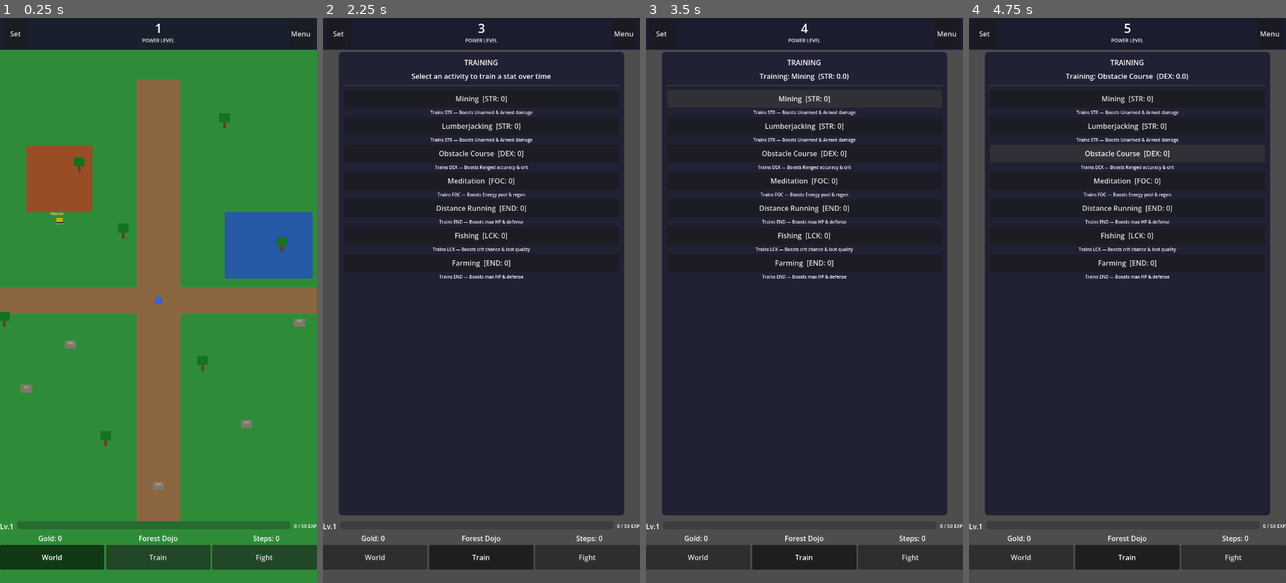
Above: before the commit, frames 1-4 (left to right).
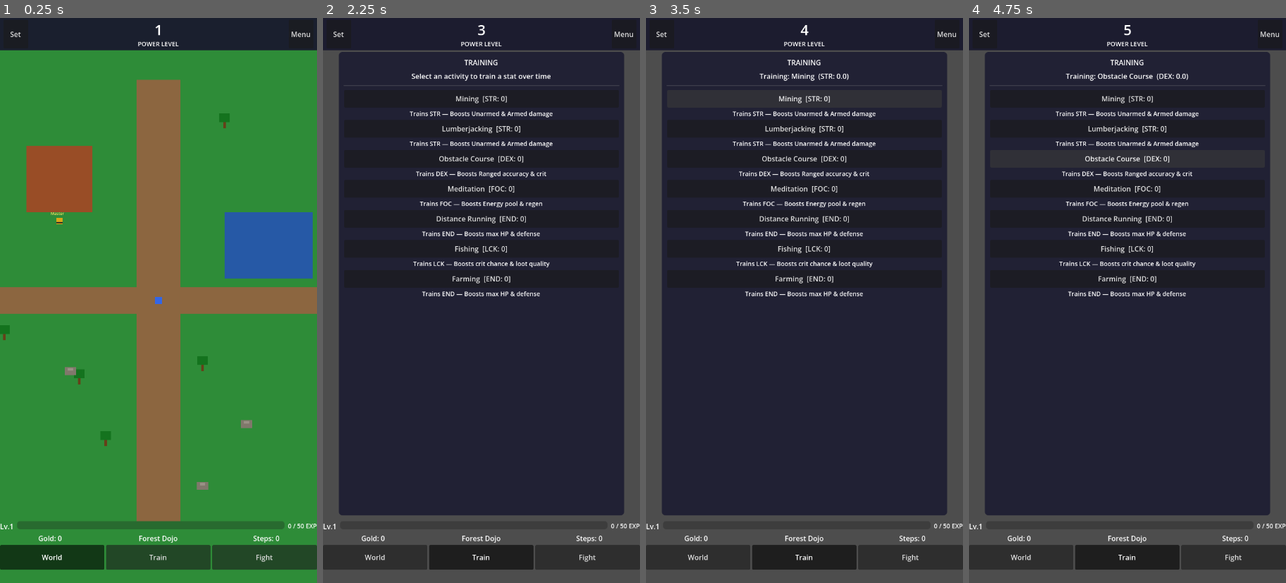
Above: after the commit, the same moments.

Repository: LeatherSpoon/Sharp_Apples
Game: Godot game, scene res://scenes/main.tscn
Same seed, same stepped clock (60 frames per second), same inputs: the game is played once before the commit and once after it.
Inputs:
- Up to frame 1 (0.25 s): no input
- Up to frame 2 (2.25 s): click "Set" at 0.5 s; click "World" at 1.25 s; click "Train" at 2 s
- Up to frame 3 (3.5 s): click "Mining [STR: 0]" at 2.75 s
- Up to frame 4 (4.75 s): click "Lumberjacking [STR: 0]" at 3.5 s; click "Obstacle Course [DEX: 0]" at 4.25 s

The runs differ from the first frame. In frame 1, 1.0% of the frame differs, in the area x 0-100%, y 1-91%; in frame 2, 3.7%; in frame 3, 3.7%; in frame 4, 3.7%.

Commit message:
Add Gold Shop, Mine environment, bigger fonts, spawn exclusion zones
- Increased all UI font sizes: 10/11→14, titles→18-20, PL value→32,
  cutscene→24. Everything should be readable now.
- Added "Deep Mine" environment (tier 2, UNARMED) between Forest Dojo
  and Iron Fortress. Existing tiers bumped accordingly.
- Added spawn exclusion zones for Dojo, Pond, and both paths.
  Relocated tree/boulder positions that overlapped restricted areas.
- Added Gold Shop accessible from Menu: spend gold on stat points,
  EXP scrolls, attack/defense/HP boosts, power elixir, and steps.
  Costs scale x1.3 per purchase.
- Fixed MasterResetBtn text in .tscn to match "Meditate (Prestige)".

https://claude.ai/code/session_01Ra3tS7LVo7F4gMUGxv6qhW

Diff:
--- a/godot/scenes/main.tscn
+++ b/godot/scenes/main.tscn
@@ -135,7 +135,7 @@
 [node name="PowerLevelValue" type="Label" parent="UILayer/UI/TopBanner/BannerHBox/PLContainer"]
 unique_name_in_owner = true
 layout_mode = 2
-theme_override_font_sizes/font_size = 28
+theme_override_font_sizes/font_size = 32
 text = "1"
 horizontal_alignment = 1
 vertical_alignment = 1
@@ -143,7 +143,7 @@
 [node name="PowerLevelLabel" type="Label" parent="UILayer/UI/TopBanner/BannerHBox/PLContainer"]
 unique_name_in_owner = true
 layout_mode = 2
-theme_override_font_sizes/font_size = 11
+theme_override_font_sizes/font_size = 14
 text = "POWER LEVEL"
 horizontal_alignment = 1
 
@@ -184,7 +184,7 @@
 [node name="EXPLabel" type="Label" parent="UILayer/UI/BottomArea/LevelBar"]
 unique_name_in_owner = true
 layout_mode = 2
-theme_override_font_sizes/font_size = 11
+theme_override_font_sizes/font_size = 14
 text = "0 / 100 EXP"
 
 [node name="StatsBar" type="HBoxContainer" parent="UILayer/UI/BottomArea"]
@@ -359,7 +359,7 @@
 [node name="OpponentCooldownLabel" type="Label" parent="UILayer/UI/CombatView/CombatLayout/OpponentArea"]
 unique_name_in_owner = true
 layout_mode = 2
-theme_override_font_sizes/font_size = 11
+theme_override_font_sizes/font_size = 14
 text = ""
 horizontal_alignment = 1
 
@@ -397,7 +397,7 @@
 [node name="CooldownLabel" type="Label" parent="UILayer/UI/CombatView/CombatLayout/CooldownArea"]
 unique_name_in_owner = true
 layout_mode = 2
-theme_override_font_sizes/font_size = 11
+theme_override_font_sizes/font_size = 14
 text = "Ready!"
 horizontal_alignment = 1
 
@@ -465,7 +465,7 @@
 
 [node name="GearDesc" type="Label" parent="UILayer/UI/GearPanel/GearVBox"]
 layout_mode = 2
-theme_override_font_sizes/font_size = 11
+theme_override_font_sizes/font_size = 14
 text = "Buy tools to improve training speed."
 horizontal_alignment = 1
 autowrap_mode = 2
@@ -508,7 +508,7 @@
 
 [node name="StepsDesc" type="Label" parent="UILayer/UI/StepsShopPanel/StepsVBox"]
 layout_mode = 2
-theme_override_font_sizes/font_size = 11
+theme_override_font_sizes/font_size = 14
 text = "Spend steps earned from walking to buy permanent upgrades."
 horizontal_alignment = 1
 autowrap_mode = 2
@@ -604,6 +604,11 @@
 layout_mode = 2
 text = "Managers"
 
+[node name="GoldShopBtn" type="Button" parent="UILayer/UI/MenuPopup/MenuVBox"]
+unique_name_in_owner = true
+layout_mode = 2
+text = "Gold Shop"
+
 [node name="PLShopBtn" type="Button" parent="UILayer/UI/MenuPopup/MenuVBox"]
 unique_name_in_owner = true
 layout_mode = 2
@@ -617,7 +622,7 @@
 [node name="MasterResetBtn" type="Button" parent="UILayer/UI/MenuPopup/MenuVBox"]
 unique_name_in_owner = true
 layout_mode = 2
-text = "Meditate (Rebirth)"
+text = "Meditate (Prestige)"
 
 [node name="CloseMenuBtn" type="Button" parent="UILayer/UI/MenuPopup/MenuVBox"]
 unique_name_in_owner = true
--- a/godot/scripts/core/environment.gd
+++ b/godot/scripts/core/environment.gd
@@ -19,30 +19,37 @@
 		"description": "A tranquil woodland clearing where the first master teaches bare-handed combat.",
 	},
 	{
+		"id": "deep_mine",
+		"name": "Deep Mine",
+		"tier": 2,
+		"combat_theme": Combat.CombatTheme.UNARMED,
+		"description": "Dark tunnels carved into the mountain. Fists meet stone and shadow.",
+	},
+	{
 		"id": "iron_fortress",
 		"name": "Iron Fortress",
-		"tier": 2,
+		"tier": 3,
 		"combat_theme": Combat.CombatTheme.ARMED,
 		"description": "A towering fortress of dark iron, where bladed weapons define survival.",
 	},
 	{
 		"id": "wind_valley",
 		"name": "Wind Valley",
-		"tier": 3,
+		"tier": 4,
 		"combat_theme": Combat.CombatTheme.RANGED,
 		"description": "Sweeping canyons with treacherous winds — perfect for ranged mastery.",
 	},
 	{
 		"id": "crystal_spire",
 		"name": "Crystal Spire",
-		"tier": 4,
+		"tier": 5,
 		"combat_theme": Combat.CombatTheme.ENERGY,
 		"description": "A crystalline tower pulsing with raw energy, where ki techniques reign.",
 	},
 	{
 		"id": "desert_temple",
 		"name": "Desert Temple",
-		"tier": 5,
+		"tier": 6,
 		"combat_theme": Combat.CombatTheme.UNARMED,
 		"description": "An ancient temple buried in sand. The cycle begins anew at greater power.",
 	},
--- a/godot/scripts/overworld/world_objects.gd
+++ b/godot/scripts/overworld/world_objects.gd
@@ -2,17 +2,25 @@
 ## Spawns destructible trees, boulders, and the Master NPC in the overworld.
 ## Resources respawn after a cooldown so the player always has things to punch.
 
+# Exclusion zones — no resources spawn inside these (with 20px margin)
+const EXCLUSION_ZONES: Array[Rect2] = [
+	Rect2(-320, -370, 190, 190),   # Dojo: (-300,-350) to (-150,-200) + margin
+	Rect2(130, -220, 240, 190),    # Pond: (150,-200) to (350,-50) + margin
+	Rect2(-70, -520, 140, 1040),   # Path1 vertical: (-50,-500) to (50,500) + margin
+	Rect2(-520, -50, 1040, 100),   # Path2 horizontal: (-500,-30) to (500,30) + margin
+]
+
 const TREE_POSITIONS: Array[Vector2] = [
-	Vector2(-400, -100), Vector2(-350, 50), Vector2(-180, -300),
-	Vector2(100, 150), Vector2(280, -120), Vector2(420, 200),
+	Vector2(-400, -100), Vector2(-350, 80), Vector2(-180, 180),
+	Vector2(100, 150), Vector2(420, -200), Vector2(420, 200),
 	Vector2(-120, 320), Vector2(380, 330), Vector2(-450, 250),
-	Vector2(150, -400), Vector2(-80, -150), Vector2(450, -50),
+	Vector2(150, -400), Vector2(-400, -300), Vector2(450, -80),
 ]
 
 const BOULDER_POSITIONS: Array[Vector2] = [
-	Vector2(-300, 200), Vector2(200, 280), Vector2(-430, -200),
-	Vector2(400, -320), Vector2(0, 420), Vector2(-200, 100),
-	Vector2(320, 50), Vector2(-380, 350),
+	Vector2(-400, 200), Vector2(200, 280), Vector2(-430, -200),
+	Vector2(400, -320), Vector2(100, 420), Vector2(-200, 160),
+	Vector2(400, 100), Vector2(-380, 350),
 ]
 
 const RESPAWN_TIME: float = 10.0  # seconds until resources reappear
@@ -38,14 +46,23 @@
 
 # ---- Tree spawning ----
 
+func _is_valid_spawn_pos(pos: Vector2) -> bool:
+	for zone in EXCLUSION_ZONES:
+		if zone.has_point(pos):
+			return false
+	return true
+
+
 func _spawn_all_trees() -> void:
 	for pos in TREE_POSITIONS:
-		_create_resource("tree", pos)
+		if _is_valid_spawn_pos(pos):
+			_create_resource("tree", pos)
 
 
 func _spawn_all_boulders() -> void:
 	for pos in BOULDER_POSITIONS:
-		_create_resource("boulder", pos)
+		if _is_valid_spawn_pos(pos):
+			_create_resource("boulder", pos)
 
 
 func _create_resource(type: String, pos: Vector2) -> void:
--- a/godot/scripts/ui/main_ui.gd
+++ b/godot/scripts/ui/main_ui.gd
@@ -50,6 +50,7 @@
 @onready var stats_btn: Button = %StatsBtn
 @onready var mastery_btn: Button = %MasteryBtn
 @onready var managers_btn: Button = %ManagersBtn
+@onready var gold_shop_menu_btn: Button = %GoldShopBtn
 @onready var pl_shop_menu_btn: Button = %PLShopBtn
 @onready var pedometer_btn: Button = %PedometerBtn
 @onready var master_reset_btn: Button = %MasterResetBtn
@@ -88,6 +89,9 @@
 var _meditate_confirm_btn: Button = null
 var _cutscene_overlay: ColorRect = null
 var _cutscene_label: Label = null
+var _gold_shop_popup: PanelContainer = null
+var _gold_shop_list: VBoxContainer = null
+var _gold_shop_balance_label: Label = null
 var _step_alloc_label: Label = null
 var _combat_stats_label: Label = null
 
@@ -140,6 +144,7 @@
 	stats_btn.pressed.connect(_open_stats)
 	mastery_btn.pressed.connect(_open_mastery)
 	managers_btn.pressed.connect(_on_managers_pressed)
+	gold_shop_menu_btn.pressed.connect(_open_gold_shop)
 	pl_shop_menu_btn.pressed.connect(_open_pl_shop)
 	pedometer_btn.pressed.connect(_open_steps_shop)
 	master_reset_btn.text = "Meditate (Prestige)"
@@ -160,6 +165,7 @@
 
 	# Create dynamic popups
 	_create_opponent_popup()
+	_create_gold_shop_popup()
 	_create_pl_shop_popup()
 	_create_meditation_popup()
 
@@ -270,11 +276,12 @@
 	var title := Label.new()
 	title.text = "SELECT OPPONENT"
 	title.horizontal_alignment = HORIZONTAL_ALIGNMENT_CENTER
+	title.add_theme_font_size_override("font_size", 20)
 	vbox.add_child(title)
 
 	_combat_stats_label = Label.new()
 	_combat_stats_label.horizontal_alignment = HORIZONTAL_ALIGNMENT_CENTER
-	_combat_stats_label.add_theme_font_size_override("font_size", 11)
+	_combat_stats_label.add_theme_font_size_override("font_size", 14)
 	vbox.add_child(_combat_stats_label)
 
 	var sep := HSeparator.new()
@@ -326,7 +333,7 @@
 
 		var info := Label.new()
 		info.size_flags_horizontal = Control.SIZE_EXPAND_FILL
-		info.add_theme_font_size_override("font_size", 11)
+		info.add_theme_font_size_override("font_size", 14)
 		var default_marker := " [DEFAULT]" if GameState.default_opponent_tier == i else ""
 		info.text = "%s%s\nHP: %.0f  DMG: %.0f  Gold: %.0f" % [
 			opp_data["name"], default_marker, opp_hp, opp_dmg, opp_reward_gold
@@ -377,6 +384,144 @@
 
 
 # ===========================================================================
+#  GOLD SHOP
+# ===========================================================================
+
+const GOLD_SHOP_ITEMS: Array[Dictionary] = [
+	{ "id": "stat_point", "name": "Stat Point", "cost": 25, "desc": "+1 stat point to allocate", "type": "stat_point", "value": 1, "repeatable": true },
+	{ "id": "exp_small", "name": "Training Scroll", "cost": 30, "desc": "+50 EXP", "type": "exp", "value": 50.0, "repeatable": true },
+	{ "id": "exp_large", "name": "Master Scroll", "cost": 150, "desc": "+300 EXP", "type": "exp", "value": 300.0, "repeatable": true },
+	{ "id": "atk_boost", "name": "Fist Wraps", "cost": 50, "desc": "+1 base Attack", "type": "attack", "value": 1.0, "repeatable": true },
+	{ "id": "def_boost", "name": "Body Armor", "cost": 50, "desc": "+1 base Defense", "type": "defense", "value": 1.0, "repeatable": true },
+	{ "id": "hp_boost", "name": "Health Tonic", "cost": 75, "desc": "+50 max HP", "type": "hp", "value": 50.0, "repeatable": true },
+	{ "id": "pl_boost", "name": "Power Elixir", "cost": 100, "desc": "+10 Power Level", "type": "pl", "value": 10.0, "repeatable": true },
+	{ "id": "steps_buy", "name": "Trail Map", "cost": 40, "desc": "+25 Steps", "type": "steps", "value": 25.0, "repeatable": true },
+]
+
+var _gold_shop_purchases: Dictionary = {}
+
+
+func _create_gold_shop_popup() -> void:
+	var ui_root: Control = $UILayer/UI
+
+	_gold_shop_popup = PanelContainer.new()
+	_gold_shop_popup.name = "GoldShopPopup"
+	_gold_shop_popup.visible = false
+	_gold_shop_popup.layout_mode = 1
+	_gold_shop_popup.anchors_preset = Control.PRESET_FULL_RECT
+	_gold_shop_popup.anchor_left = 0.05
+	_gold_shop_popup.anchor_top = 0.06
+	_gold_shop_popup.anchor_right = 0.95
+	_gold_shop_popup.anchor_bottom = 0.88
+	_gold_shop_popup.add_theme_stylebox_override("panel", _make_panel_style())
+	ui_root.add_child(_gold_shop_popup)
+
+	var vbox := VBoxContainer.new()
+	vbox.layout_mode = 2
+	vbox.add_theme_constant_override("separation", 6)
+	_gold_shop_popup.add_child(vbox)
+
+	var title := Label.new()
+	title.text = "GOLD SHOP"
+	title.horizontal_alignment = HORIZONTAL_ALIGNMENT_CENTER
+	title.add_theme_font_size_override("font_size", 20)
+	vbox.add_child(title)
+
+	var desc := Label.new()
+	desc.text = "Spend gold earned from combat on upgrades."
+	desc.horizontal_alignment = HORIZONTAL_ALIGNMENT_CENTER
+	desc.add_theme_font_size_override("font_size", 14)
+	desc.autowrap_mode = TextServer.AUTOWRAP_WORD_SMART
+	vbox.add_child(desc)
+
+	_gold_shop_balance_label = Label.new()
+	_gold_shop_balance_label.horizontal_alignment = HORIZONTAL_ALIGNMENT_CENTER
+	_gold_shop_balance_label.add_theme_font_size_override("font_size", 16)
+	vbox.add_child(_gold_shop_balance_label)
+
+	var sep := HSeparator.new()
+	vbox.add_child(sep)
+
+	var scroll := ScrollContainer.new()
+	scroll.size_flags_vertical = Control.SIZE_EXPAND_FILL
+	vbox.add_child(scroll)
+
+	_gold_shop_list = VBoxContainer.new()
+	_gold_shop_list.size_flags_horizontal = Control.SIZE_EXPAND_FILL
+	_gold_shop_list.add_theme_constant_override("separation", 6)
+	scroll.add_child(_gold_shop_list)
+
+	var close_btn := Button.new()
+	close_btn.text = "Close"
+	close_btn.custom_minimum_size = Vector2(0, 40)
+	close_btn.pressed.connect(func(): _gold_shop_popup.visible = false)
+	vbox.add_child(close_btn)
+
+
+func _open_gold_shop() -> void:
+	menu_popup.visible = false
+	_refresh_gold_shop()
+	_gold_shop_popup.visible = true
+
+
+func _refresh_gold_shop() -> void:
+	for child in _gold_shop_list.get_children():
+		child.queue_free()
+
+	var gold := GameState.currencies.gold.balance
+	_gold_shop_balance_label.text = "Gold: %d" % int(gold)
+
+	for item in GOLD_SHOP_ITEMS:
+		var bought: int = _gold_shop_purchases.get(item["id"], 0)
+		var cost: float = float(item["cost"]) * pow(1.3, bought)
+
+		var row := HBoxContainer.new()
+		row.add_theme_constant_override("separation", 4)
+
+		var lbl := Label.new()
+		lbl.size_flags_horizontal = Control.SIZE_EXPAND_FILL
+		lbl.add_theme_font_size_override("font_size", 14)
+		lbl.text = "%s — %s (%.0fg)" % [item["name"], item["desc"], cost]
+		if bought > 0:
+			lbl.text += " [x%d]" % bought
+		row.add_child(lbl)
+
+		var btn := Button.new()
+		btn.text = "Buy"
+		btn.custom_minimum_size = Vector2(60, 0)
+		btn.disabled = (gold < cost)
+		btn.pressed.connect(_on_buy_gold_item.bind(item, cost))
+		row.add_child(btn)
+
+		_gold_shop_list.add_child(row)
+
+
+func _on_buy_gold_item(item: Dictionary, cost: float) -> void:
+	if not GameState.currencies.gold.spend(cost):
+		return
+
+	match item["type"]:
+		"stat_point":
+			GameState.stat_points += int(item["value"])
+		"exp":
+			GameState.award_exp(item["value"])
+		"attack":
+			GameState.attack_skill += item["value"]
+		"defense":
+			GameState.defense_skill += item["value"]
+		"hp":
+			GameState.perm_hp_bonus += item["value"]
+		"pl":
+			GameState.currencies.power_level.earn(item["value"])
+		"steps":
+			GameState.currencies.pedometer.add_steps(item["value"])
+
+	var bought: int = _gold_shop_purchases.get(item["id"], 0)
+	_gold_shop_purchases[item["id"]] = bought + 1
+	_refresh_gold_shop()
+
+
+# ===========================================================================
 #  PL SHOP
 # ===========================================================================
 
@@ -403,12 +548,13 @@
 	var title := Label.new()
 	title.text = "POWER LEVEL SHOP"
 	title.horizontal_alignment = HORIZONTAL_ALIGNMENT_CENTER
+	title.add_theme_font_size_override("font_size", 20)
 	vbox.add_child(title)
 
 	var desc := Label.new()
 	desc.text = "Spend current Power Level on permanent upgrades.\nThese persist through Meditation."
 	desc.horizontal_alignment = HORIZONTAL_ALIGNMENT_CENTER
-	desc.add_theme_font_size_override("font_size", 11)
+	desc.add_theme_font_size_override("font_size", 14)
 	desc.autowrap_mode = TextServer.AUTOWRAP_WORD_SMART
 	vbox.add_child(desc)
 
@@ -456,7 +602,7 @@
 
 		var lbl := Label.new()
 		lbl.size_flags_horizontal = Control.SIZE_EXPAND_FILL
-		lbl.add_theme_font_size_override("font_size", 11)
+		lbl.add_theme_font_size_override("font_size", 14)
 		lbl.text = "%s — %s (%.0f PL)" % [item["name"], item["desc"], cost]
 		if bought > 0:
 			lbl.text += " [x%d]" % bought
@@ -520,13 +666,13 @@
 	var title := Label.new()
 	title.text = "PRESTIGE — MEDITATION"
 	title.horizontal_alignment = HORIZONTAL_ALIGNMENT_CENTER
-	title.add_theme_font_size_override("font_size", 16)
+	title.add_theme_font_size_override("font_size", 20)
 	vbox.add_child(title)
 
 	var subtitle := Label.new()
 	subtitle.text = "Sit on your mat and start anew — stronger than before."
 	subtitle.horizontal_alignment = HORIZONTAL_ALIGNMENT_CENTER
-	subtitle.add_theme_font_size_override("font_size", 10)
+	subtitle.add_theme_font_size_override("font_size", 14)
 	subtitle.add_theme_color_override("font_color", Color(0.7, 0.7, 0.9))
 	vbox.add_child(subtitle)
 
@@ -535,7 +681,7 @@
 
 	_meditation_info_label = Label.new()
 	_meditation_info_label.autowrap_mode = TextServer.AUTOWRAP_WORD_SMART
-	_meditation_info_label.add_theme_font_size_override("font_size", 11)
+	_meditation_info_label.add_theme_font_size_override("font_size", 14)
 	_meditation_info_label.size_flags_vertical = Control.SIZE_EXPAND_FILL
 	vbox.add_child(_meditation_info_label)
 
@@ -571,7 +717,7 @@
 	_cutscene_label.horizontal_alignment = HORIZONTAL_ALIGNMENT_CENTER
 	_cutscene_label.vertical_alignment = VERTICAL_ALIGNMENT_CENTER
 	_cutscene_label.autowrap_mode = TextServer.AUTOWRAP_WORD_SMART
-	_cutscene_label.add_theme_font_size_override("font_size", 16)
+	_cutscene_label.add_theme_font_size_override("font_size", 24)
 	_cutscene_label.add_theme_color_override("font_color", Color(1, 1, 1))
 	_cutscene_label.custom_minimum_size = Vector2(300, 200)
 	_cutscene_label.text = ""
@@ -695,6 +841,8 @@
 	mastery_popup.visible = false
 	if _opponent_popup:
 		_opponent_popup.visible = false
+	if _gold_shop_popup:
+		_gold_shop_popup.visible = false
 	if _pl_shop_popup:
 		_pl_shop_popup.visible = false
 	if _meditation_popup:
@@ -902,13 +1050,13 @@
 	var alloc_title := Label.new()
 	alloc_title.text = "STEP ALLOCATION"
 	alloc_title.horizontal_alignment = HORIZONTAL_ALIGNMENT_CENTER
-	alloc_title.add_theme_font_size_override("font_size", 14)
+	alloc_title.add_theme_font_size_override("font_size", 18)
 	steps_shop_list.add_child(alloc_title)
 
 	var alloc_desc := Label.new()
 	alloc_desc.text = "Choose where your walking steps go:"
 	alloc_desc.horizontal_alignment = HORIZONTAL_ALIGNMENT_CENTER
-	alloc_desc.add_theme_font_size_override("font_size", 10)
+	alloc_desc.add_theme_font_size_override("font_size", 14)
 	steps_shop_list.add_child(alloc_desc)
 
 	var alloc_row := HBoxContainer.new()
@@ -947,7 +1095,7 @@
 	_step_alloc_label = Label.new()
 	_step_alloc_label.name = "AllocInfo"
 	_step_alloc_label.horizontal_alignment = HORIZONTAL_ALIGNMENT_CENTER
-	_step_alloc_label.add_theme_font_size_override("font_size", 10)
+	_step_alloc_label.add_theme_font_size_override("font_size", 14)
 	steps_shop_list.add_child(_step_alloc_label)
 
 	var sep := HSeparator.new()
@@ -956,7 +1104,7 @@
 	var shop_title := Label.new()
 	shop_title.text = "STEP SHOP"
 	shop_title.horizontal_alignment = HORIZONTAL_ALIGNMENT_CENTER
-	shop_title.add_theme_font_size_override("font_size", 14)
+	shop_title.add_theme_font_size_override("font_size", 18)
 	steps_shop_list.add_child(shop_title)
 
 	# PL Shop shortcut
--- a/godot/scripts/ui/training_panel.gd
+++ b/godot/scripts/ui/training_panel.gd
@@ -75,7 +75,7 @@
 		desc.name = "Desc"
 		desc.text = ACTIVITY_DESCRIPTIONS.get(activity_key, "")
 		desc.horizontal_alignment = HORIZONTAL_ALIGNMENT_CENTER
-		desc.add_theme_font_size_override("font_size", 10)
+		desc.add_theme_font_size_override("font_size", 14)
 		vbox.add_child(desc)
 
 		activity_list.add_child(vbox)
